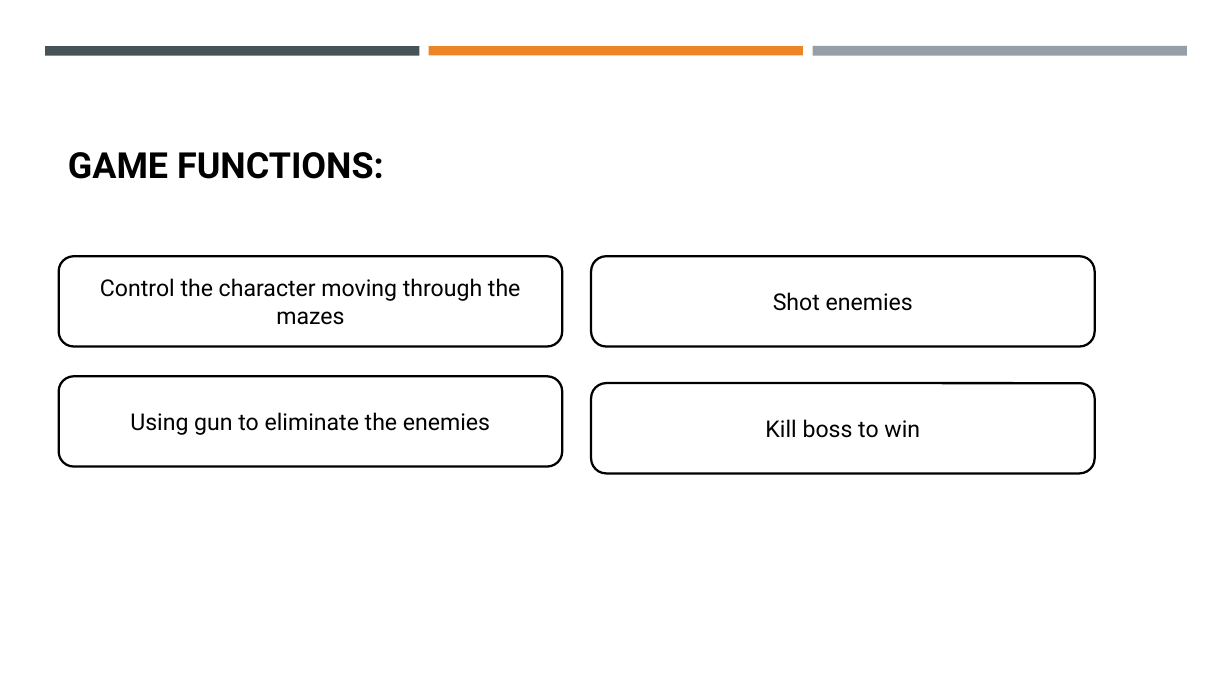
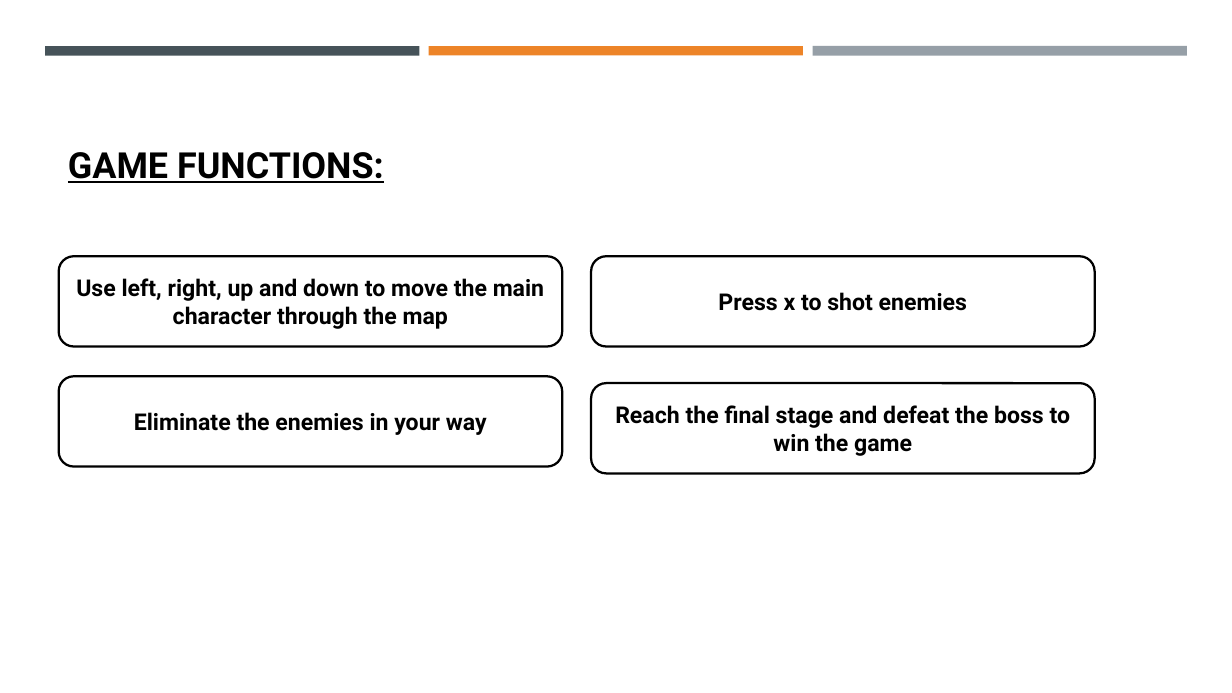
Before and after one commit to baryenmunich123/OOPProject, a slide deck: slide 3 of OOPProject_Presentation_Huỳnh_Học Lâm_Nguyễn Thanh Phong_Hà Minh Khoa.pptx. Drawn at 1232x693 pixels with LibreOffice and Linux fonts; fonts in the diff are those of the drawing. Boxes give left, top, right and bottom in pixels: in the first picture for what was removed or moved away, otherwise in the second. Text is boxed around its words. In the diff, an @@ line names an element or a change of style, - is before the commit and + after.

```diff
--- a/OOPProject_Presentation_Huỳnh_Học Lâm_Nguyễn Thanh Phong_Hà Minh Khoa.pptx
+++ b/OOPProject_Presentation_Huỳnh_Học Lâm_Nguyễn Thanh Phong_Hà Minh Khoa.pptx
@@ title "GAME FUNCTIONS:" at (x1=68, y1=152, x2=384, y2=183): underline on @@
@@ text in rounded rectangle at (x1=76, y1=278, x2=544, y2=329): text changed; bold on @@
-Control the character moving through the mazes
+Use left, right, up and down to move the main character through the map
@@ text in rounded rectangle at (x1=718, y1=292, x2=967, y2=311): text changed; bold on @@
-Shot enemies
+Press x to shot enemies
@@ text in rounded rectangle at (x1=134, y1=412, x2=487, y2=435): text changed; bold on @@
-Using gun to eliminate the enemies
+Eliminate the enemies in your way
@@ text in rounded rectangle at (x1=615, y1=405, x2=1071, y2=456): text changed; bold on @@
-Kill boss to win
+Reach the final stage and defeat the boss to win the game
```
Also in this commit, not shown: 4 other slides changed, 8 other files.
